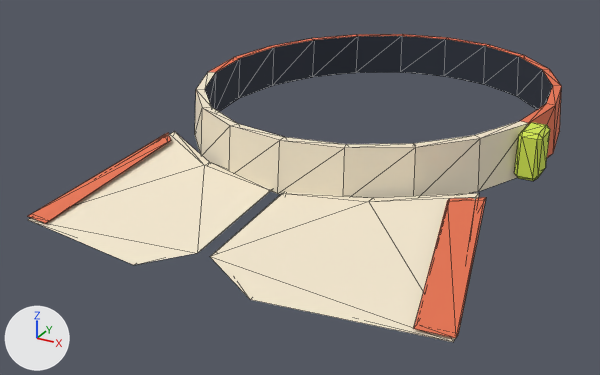
The glTF model public/capsule/models/hat-sunline-visor.glb as it was, and as the next commit left it.
Camera for both pictures: a 50 mm camera at (0.345, -0.787, 0.4) aimed at (-0.034, -0.098, 0.055). The axes (+X, +Y, +Z) are drawn at lower left. The lights are the same throughout. The first picture is the older version. Mesh edges are drawn as thin lines. Where no turn or scale is listed for an object, it has been applied to the vertices. Vertices at exactly the same position are counted once.

In view in the first picture: 'hat-sunline-visor_ref2_hat-sunline-visor__head_mesh'.
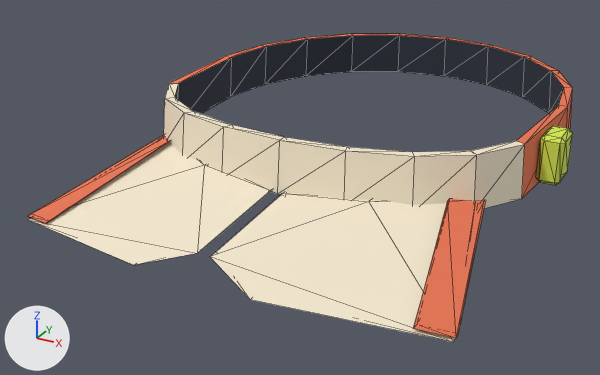
Location of each change, (x1, y1, x2, y2) in pixels of the pictures (600 x 375 px; the box of a moved part takes in the faces that stretch with it):
'hat-sunline-visor_ref2_hat-sunline-visor__head_mesh', reshaped
    before: (28, 34, 562, 342)
    after: (28, 34, 573, 342)
part 1 of me_cube_001, moved or reshaped
    before: (514, 122, 550, 181)
    after: (536, 126, 573, 185)
part 2 of me_cube_001, moved or reshaped
    before: (278, 38, 562, 198)
    after: (278, 38, 573, 209)
part 3 of me_cube_001, moved or reshaped
    before: (195, 34, 446, 194)
    after: (164, 34, 446, 194)

The change in detail:
me_cube_001 is used by ob_hat_sunline_visor_ref2_hat_sunline_visor__head_mesh; location (0.0, 0.0, 0.0).
me_cube_001 had 144 vertices, 268 faces and spanned x -0.204..0.204, y -0.337..0.239, z 0.068..0.146.
me_cube_001 now has 144 vertices, 268 faces and spans x -0.204..0.218, y -0.337..0.239, z 0.068..0.146.
me_cube_001 part 1: the loose piece of 24 vertices spanning x 0.176..0.198, y -0.073..-0.037, z 0.099..0.145 is moved by (0.02, 0.0, 0.0).
me_cube_001 part 2: 36 of 144 vertices moved; they spanned x 0.055..0.192, y -0.19..0.228, z 0.096..0.146 and now span x 0.059..0.204, y -0.196..0.228, z 0.096..0.146; mean shift (0.008, -0.013, 0.0); largest move (0.183, -0.049, 0.096) -> (0.194, -0.106, 0.096).
me_cube_001 part 3: 36 of 144 vertices moved; they spanned x -0.192..-0.055, y -0.19..0.228, z 0.096..0.146 and now span x -0.204..-0.059, y -0.196..0.228, z 0.096..0.146; mean shift (-0.008, -0.013, 0.0); largest move (-0.183, -0.049, 0.096) -> (-0.194, -0.106, 0.096).
